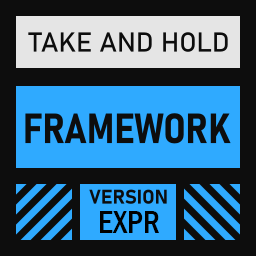
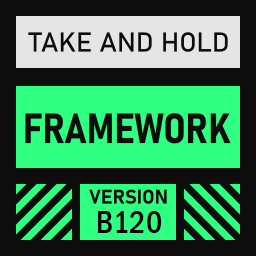
Two versions of the same layered image (w=256, h=256). Layer-by-layer changes:
hid "EXPR" over 101, 211, 159, 233
added layer "B120" above "B119" over 98, 211, 162, 233